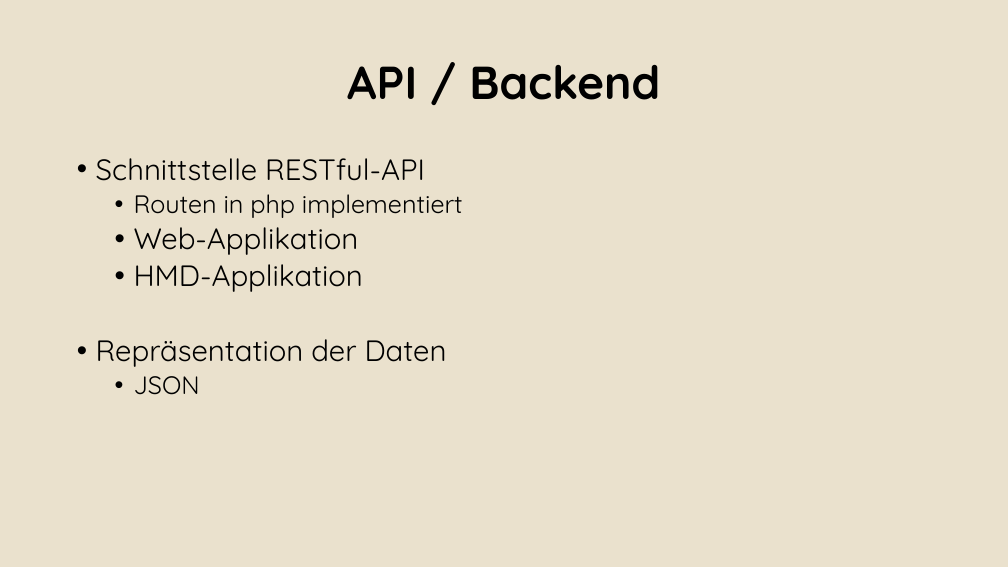
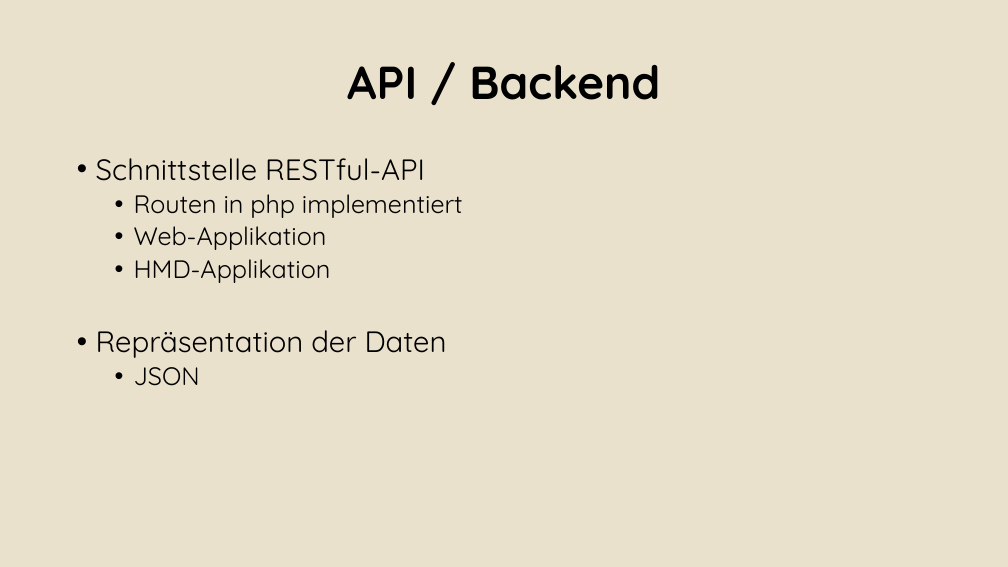
Before and after one commit to Alergeek/Dokumentation, a slide deck: slide 22 of Docs/AbschlussPräsi.pptx. Drawn at 1008x567 pixels with LibreOffice and Linux fonts; fonts in the diff are those of the drawing; background and template pictures are left out. Boxes give left, top, right and bottom in pixels: in the first picture for what was removed or moved away, otherwise in the second. Text is boxed around its words. In the diff, an @@ line names an element or a change of style, - is before the commit and + after.

Commit message:
Presentation

```diff
--- a/Docs/AbschlussPräsi.pptx
+++ b/Docs/AbschlussPräsi.pptx
@@ text at [134, 226, 331, 283]: size 28 to 24 pt in "Web-Applikation", "HMD-Applikation" @@
```
Also in this commit, not shown: 3 other slides changed, 1 other file.
